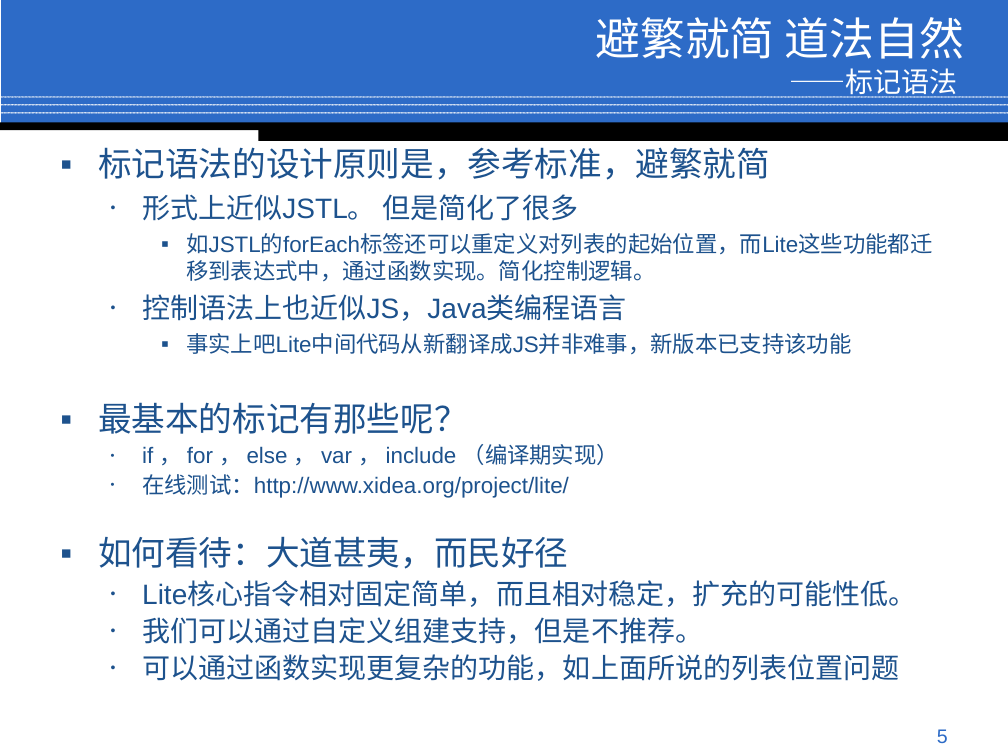
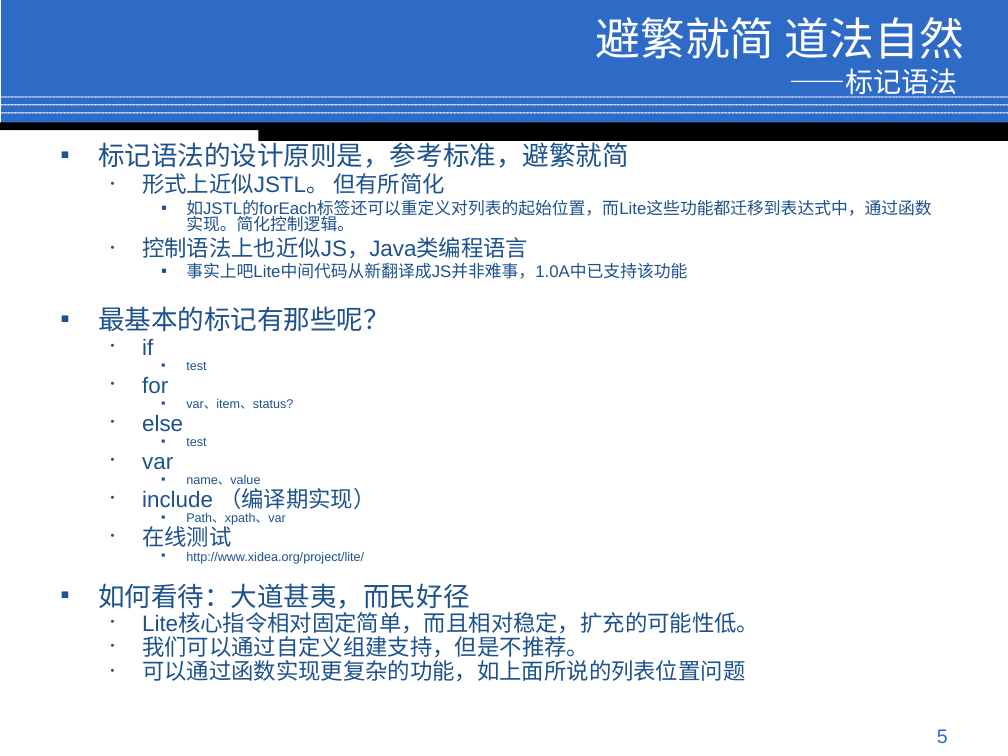
Before and after one commit to conzi/lite, a slide deck: slide 5 of Lite/web/doc/Preview.ppt. Drawn at 1008x756 pixels with LibreOffice and Linux fonts; fonts in the diff are those of the drawing; background and template pictures are left out. Boxes give left, top, right and bottom in pixels: in the first picture for what was removed or moved away, otherwise in the second. Text is boxed around its words. In the diff, an @@ line names an element or a change of style, - is before the commit and + after.

```diff
--- a/Lite/web/doc/Preview.ppt
+++ b/Lite/web/doc/Preview.ppt
@@ text at [98,138,759,681]: size 24 to 19 pt in "标记语法的设计原则是，参考标准，避繁就简", "最基本的标记有那些呢？", "如何看待：大道甚夷，而民好径"; size 16 to 12 pt in "如JSTL的forEach标签还可以重定义对列表的起始位置，而Lite这些功能都迁移到表达式中，通过函数实现。简化控制逻 ..."; size 20 to 16 pt in "控制语法上也近似JS，Java类编程语言", "Lite核心指令相对固定简单，而且相对稳定，扩充的可能性低。", "我们可以通过自定义组建支持，但是不推荐。", "可以通过函数实现更复杂的功能，如上面所说的列表位置问题"; line spacing 0.9 to 0.7; less space between paragraphs; line spacing 1 to 0.8 @@
@@ text at [142,173,445,194]: text changed; size 20 to 16 pt @@
-  • 形式上近似JSTL。 但是简化了很多
+  • 形式上近似JSTL。 但有所简化
@@ text at [186,263,687,279]: text changed; size 16 to 12 pt @@
-    ▪ 事实上吧Lite中间代码从新翻译成JS并非难事，新版本已支持该功能
+    ▪ 事实上吧Lite中间代码从新翻译成JS并非难事，1.0A中已支持该功能
@@ text at [142,338,375,547]: text changed; size 16 to 9 pt @@
-  • if ， for ， else ， var ， include （编译期实现）
-  • 在线测试：http://www.xidea.org/project/lite/
+  • if
+    ▪ test
+  • for
+    ▪ var、item、status?
+  • else
+    ▪ test
+  • var
+    ▪ name、value
+  • include （编译期实现）
+    ▪ Path、xpath、var
+  • 在线测试
+    ▪ http://www.xidea.org/project/lite/
```
Also in this commit, not shown: 8 other slides changed.
